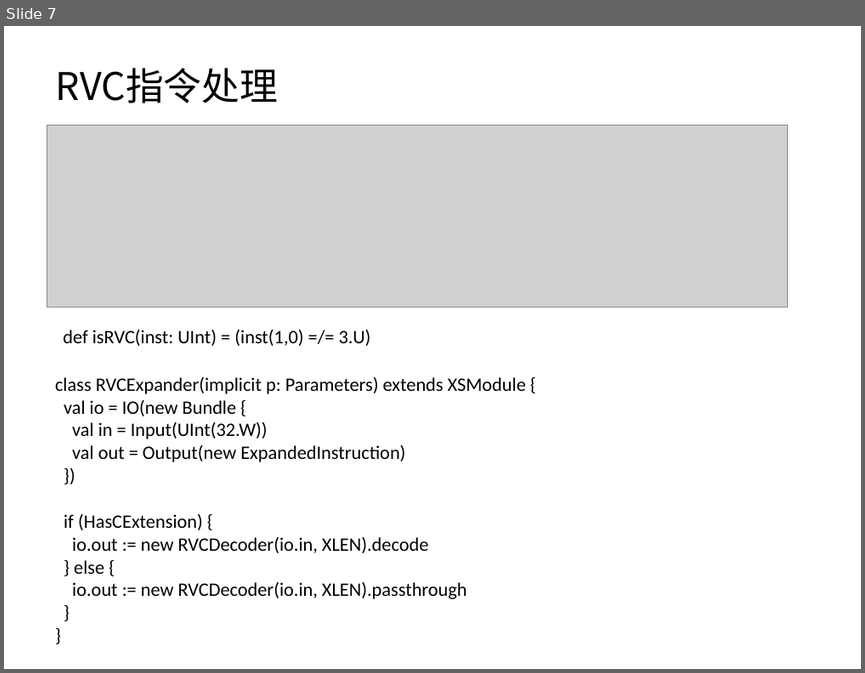
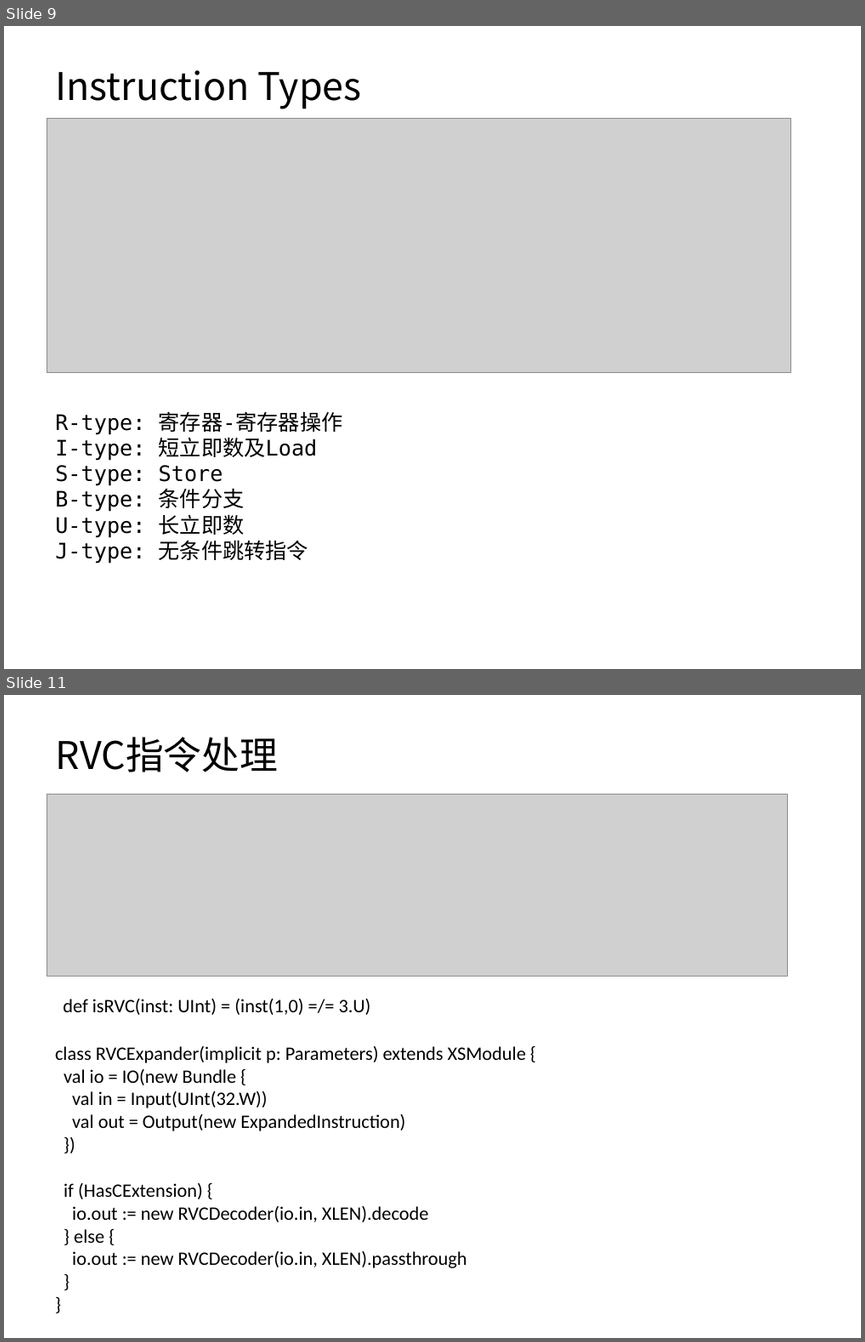
Before and after one commit to sqduan/Xiangshan_Learning, a slide deck: Documents/PreDecoder.pptx. Shown one above the other, each under a label of ours: slide 7 before the commit, slides 9 and 11 after it; the slides between them are not shown. The pictures are 865x673 and 865x1342 pixels, drawn with LibreOffice and Linux fonts; fonts in the diff are those of the drawing; grey boxes stand for pictures. Boxes give left, top, right and bottom in pixels: in the first picture for what was removed or moved away, otherwise in the second. Text is boxed around its words. In the diff, an @@ line names an element or a change of style, - is before the commit and + after.

```diff
--- a/Documents/PreDecoder.pptx
+++ b/Documents/PreDecoder.pptx
@@ slide 9 added at <box>4,26,861,669</box>, background #FFFFFF @@
@@ title added at <box>55,70,362,109</box>, 32 pt, text #000000 @@
+Instruction Types
@@ picture added at <box>46,118,790,372</box> @@
@@ text added at <box>55,411,343,563</box>, 18 pt, text #000000 @@
+R-type: 寄存器-寄存器操作
+I-type: 短立即数及Load
+S-type: Store
+B-type: 条件分支
+U-type: 长立即数
+J-type: 无条件跳转指令
@@ what was slide 7 is now slide 11 @@
```
Also in this commit, not shown: 10 other slides added, 1 slide removed.
